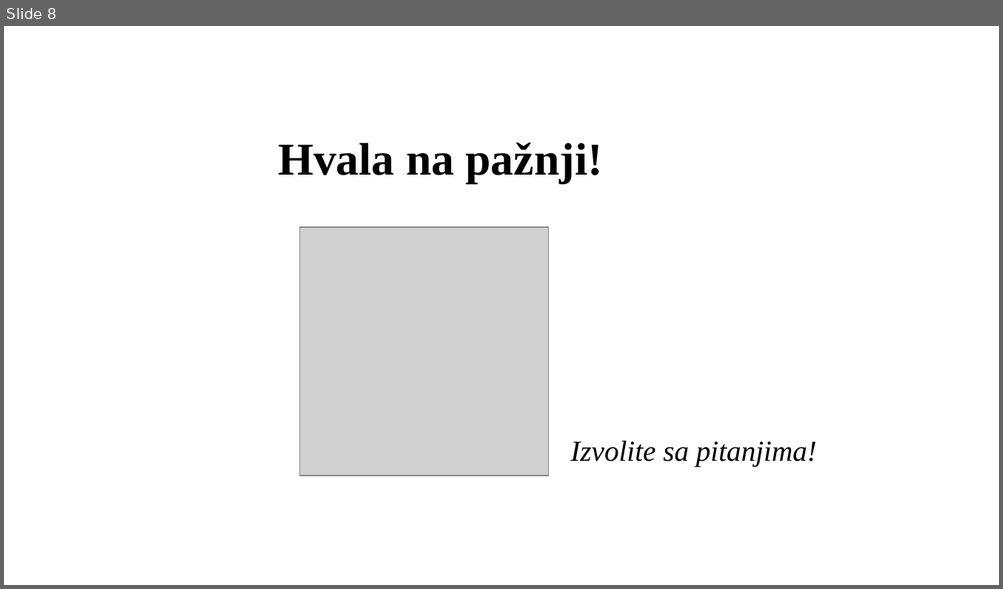
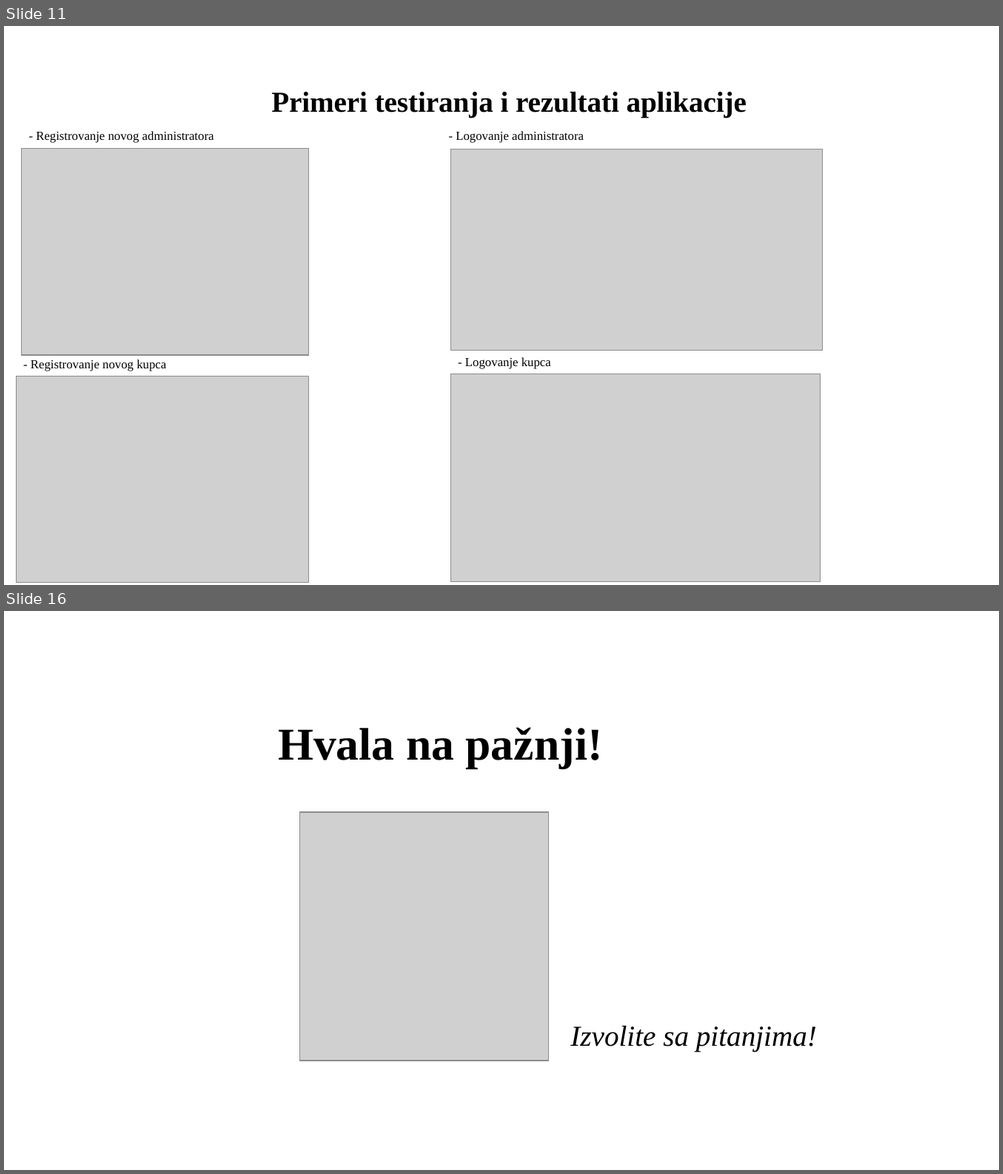
Before and after one commit to Pedja1201/ProjectBrandy_springboot-angular, a slide deck: Specification and Modeling/PredragRadak-Presentation.pptx. Shown one above the other, each under a label of ours: slide 8 before the commit, slides 11 and 16 after it; the slides between them are not shown. The pictures are 1003x589 and 1003x1174 pixels, drawn with LibreOffice and Linux fonts; fonts in the diff are those of the drawing; grey boxes stand for pictures; background and template pictures are left out. Boxes give left, top, right and bottom in pixels: in the first picture for what was removed or moved away, otherwise in the second. Text is boxed around its words. In the diff, an @@ line names an element or a change of style, - is before the commit and + after.

```diff
--- a/Specification and Modeling/PredragRadak-Presentation.pptx
+++ b/Specification and Modeling/PredragRadak-Presentation.pptx
@@ slide 11 added at (4,26,999,585), background picture (left out) @@
@@ title added at (271,91,746,117), 28 pt, text #000000, bold @@
+Primeri testiranja i rezultati aplikacije
@@ text added at (36,131,214,143), 12 pt, text #000000 @@
+- Registrovanje novog administratora
@@ text added at (455,131,583,143), 12 pt, text #000000 @@
+- Logovanje administratora
@@ picture added at (21,148,308,355) @@
@@ picture added at (450,150,822,351) @@
@@ text added at (465,358,551,369), 12 pt, text #000000 @@
+- Logovanje kupca
@@ picture added at (16,377,308,583) @@
@@ text added at (31,360,166,372), 12 pt, text #000000 @@
+- Registrovanje novog kupca
@@ picture added at (450,375,819,582) @@
@@ what was slide 8 is now slide 16 @@
```
Also in this commit, not shown: 5 slides changed, 9 other slides added, 2 slides removed.
